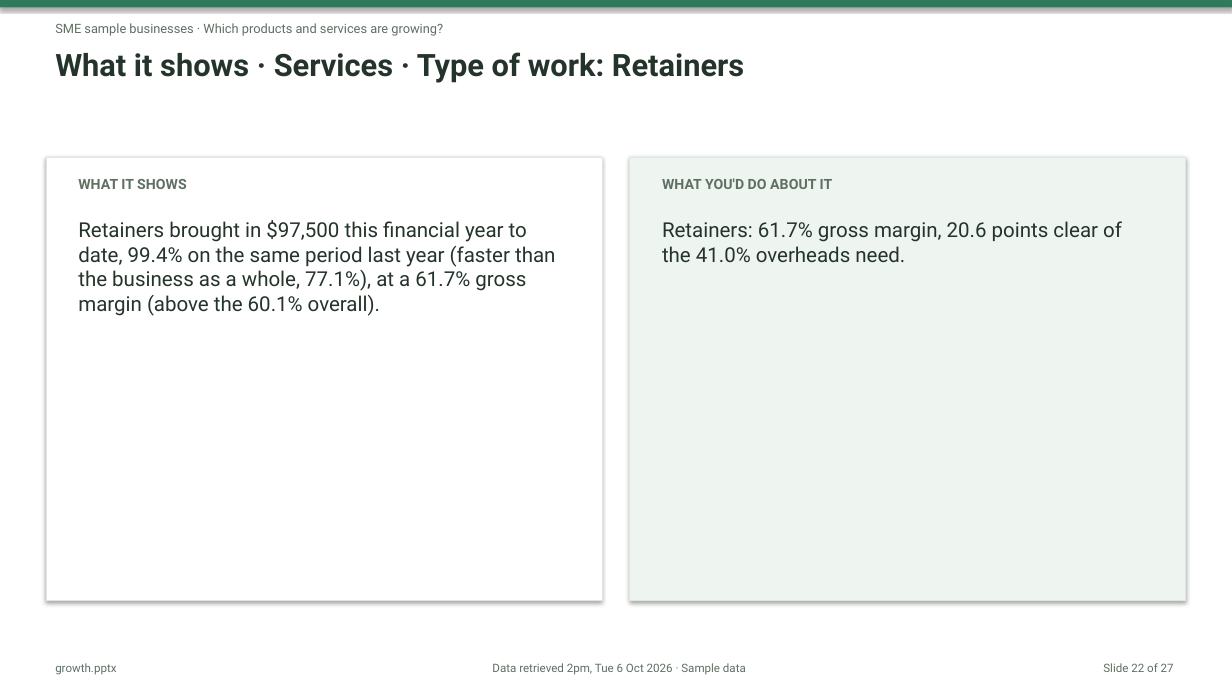
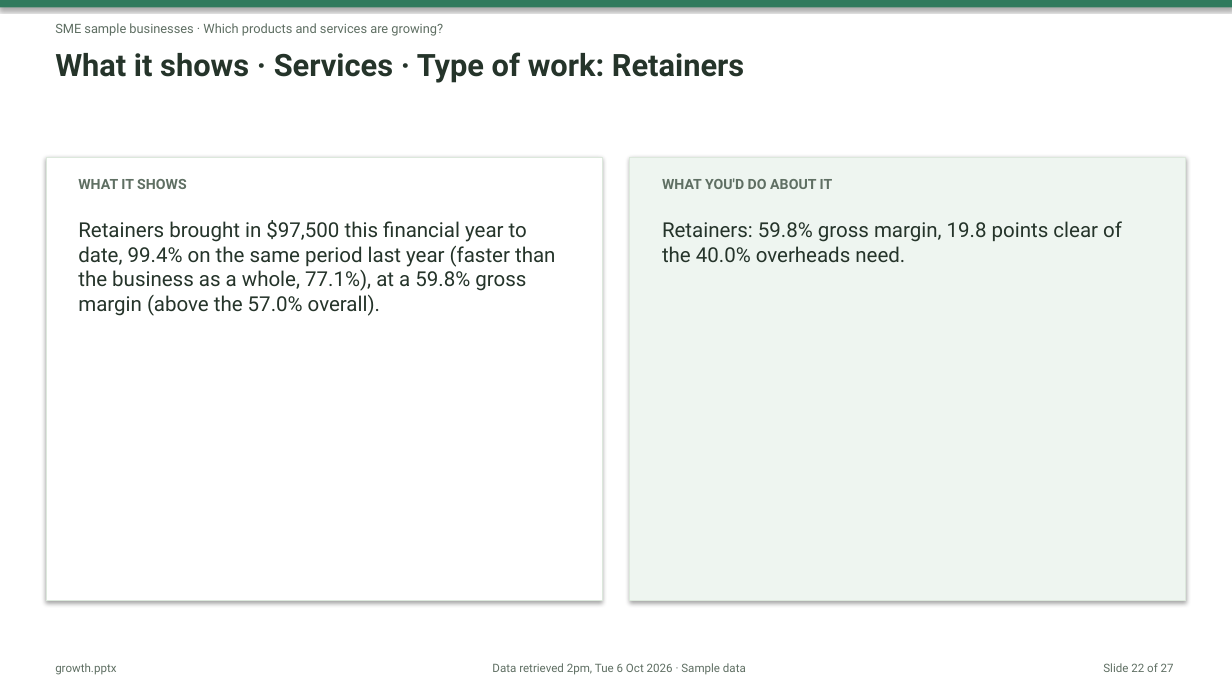
Before and after one commit to nnbooth/3sheets, a slide deck: slide 22 of media/exports/reports/2026-09/growth.pptx. Drawn at 1232x693 pixels with LibreOffice and Linux fonts; fonts in the diff are those of the drawing. Boxes give left, top, right and bottom in pixels: in the first picture for what was removed or moved away, otherwise in the second. Text is boxed around its words. In the diff, an @@ line names an element or a change of style, - is before the commit and + after.

```diff
--- a/media/exports/reports/2026-09/growth.pptx
+++ b/media/exports/reports/2026-09/growth.pptx
@@ text at (x1=78, y1=220, x2=555, y2=316): text changed @@
-Retainers brought in $97,500 this financial year to date, 99.4% on the same period last year (faster than the business as a whole, 77.1%), at a 61.7% gross margin (above the 60.1% overall).
+Retainers brought in $97,500 this financial year to date, 99.4% on the same period last year (faster than the business as a whole, 77.1%), at a 59.8% gross margin (above the 57.0% overall).
@@ text at (x1=662, y1=221, x2=1122, y2=262): text changed @@
-Retainers: 61.7% gross margin, 20.6 points clear of the 41.0% overheads need.
+Retainers: 59.8% gross margin, 19.8 points clear of the 40.0% overheads need.
```
Also in this commit, not shown: 10 other slides changed, 44 other files.
